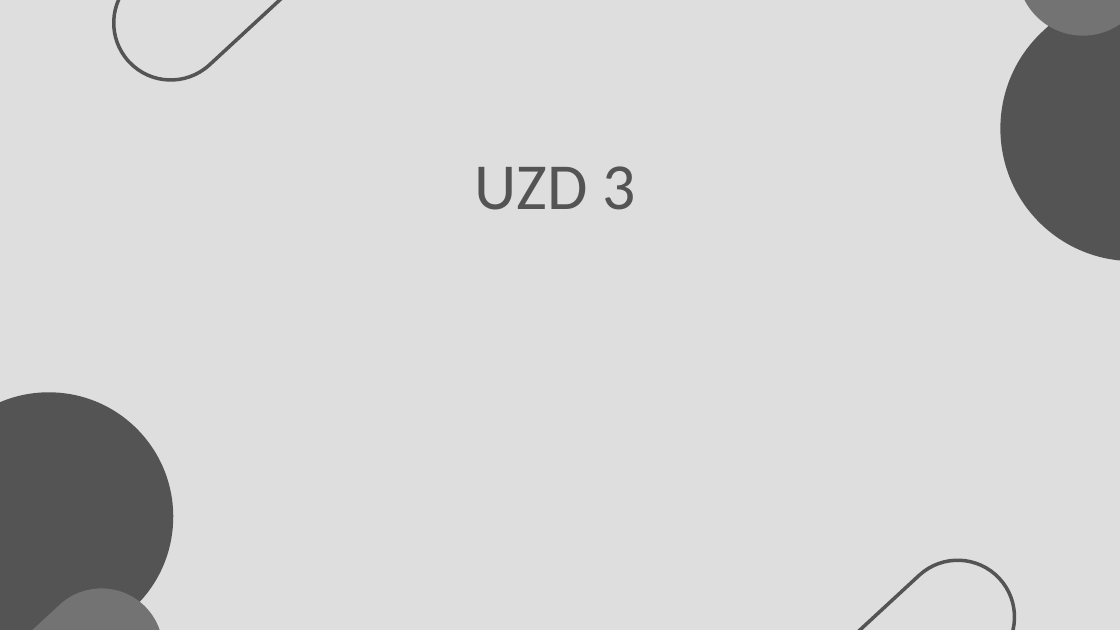
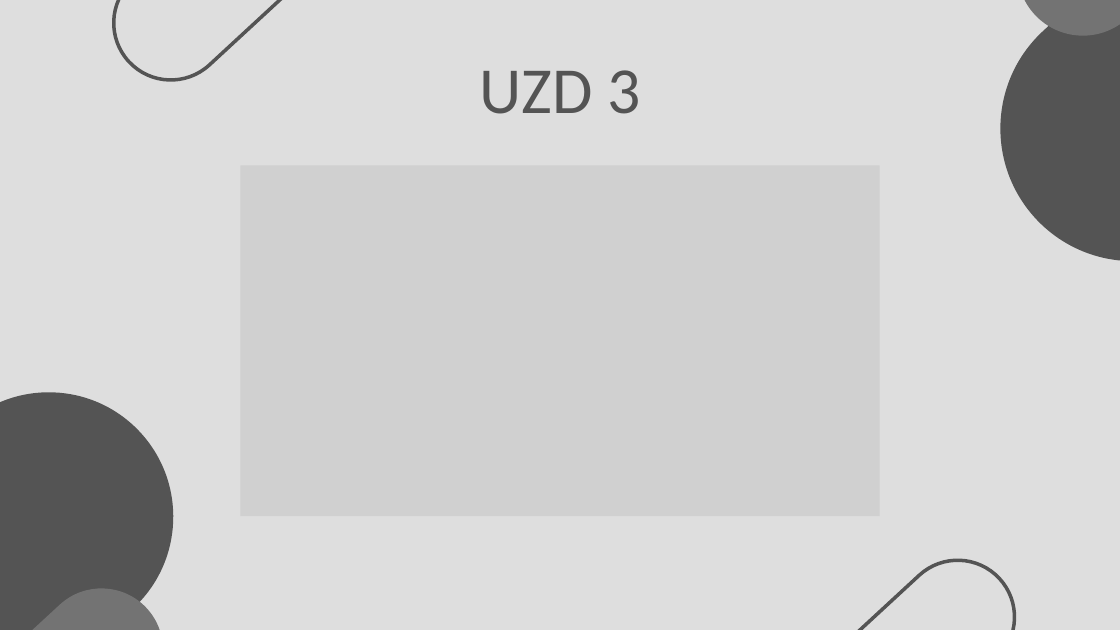
Before and after one commit to 123gleb123/Cecotkins_Eksamens2, a slide deck: slide 16 of Cikls ar skaitītāju programmēšanas valodā Python.pptx. Drawn at 1120x630 pixels with LibreOffice and Linux fonts; fonts in the diff are those of the drawing; grey boxes stand for pictures. Boxes give left, top, right and bottom in pixels: in the first picture for what was removed or moved away, otherwise in the second. Text is boxed around its words. In the diff, an @@ line names an element or a change of style, - is before the commit and + after.

```diff
--- a/Cikls ar skaitītāju programmēšanas valodā Python.pptx
+++ b/Cikls ar skaitītāju programmēšanas valodā Python.pptx
@@ text "UZD 3": place and size @@
-text "UZD 3" at box(475, 166, 636, 210)
+text "UZD 3" at box(479, 70, 640, 114)
@@ picture added at box(240, 165, 880, 516) @@
```
Also in this commit, not shown: 4 other slides changed.
